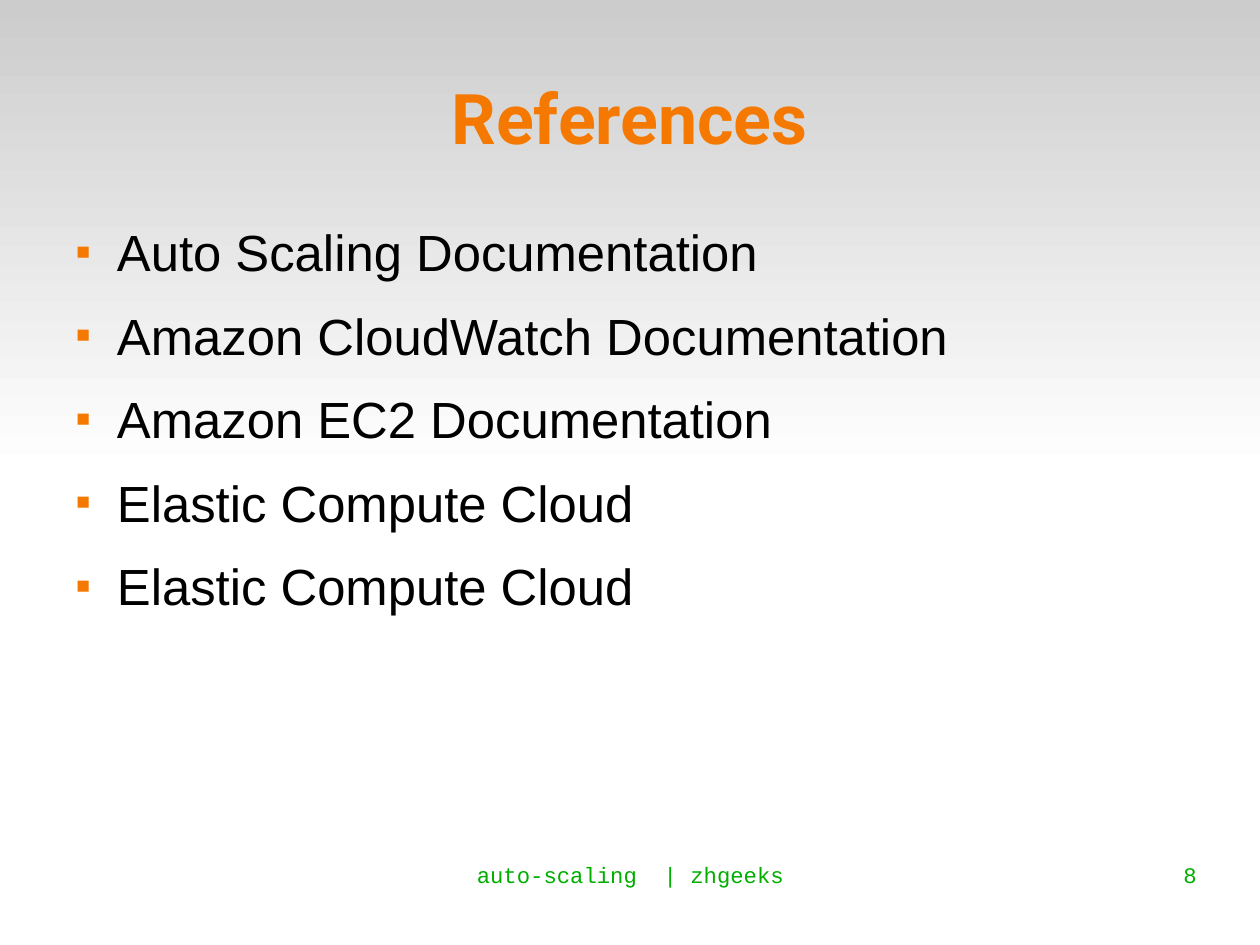
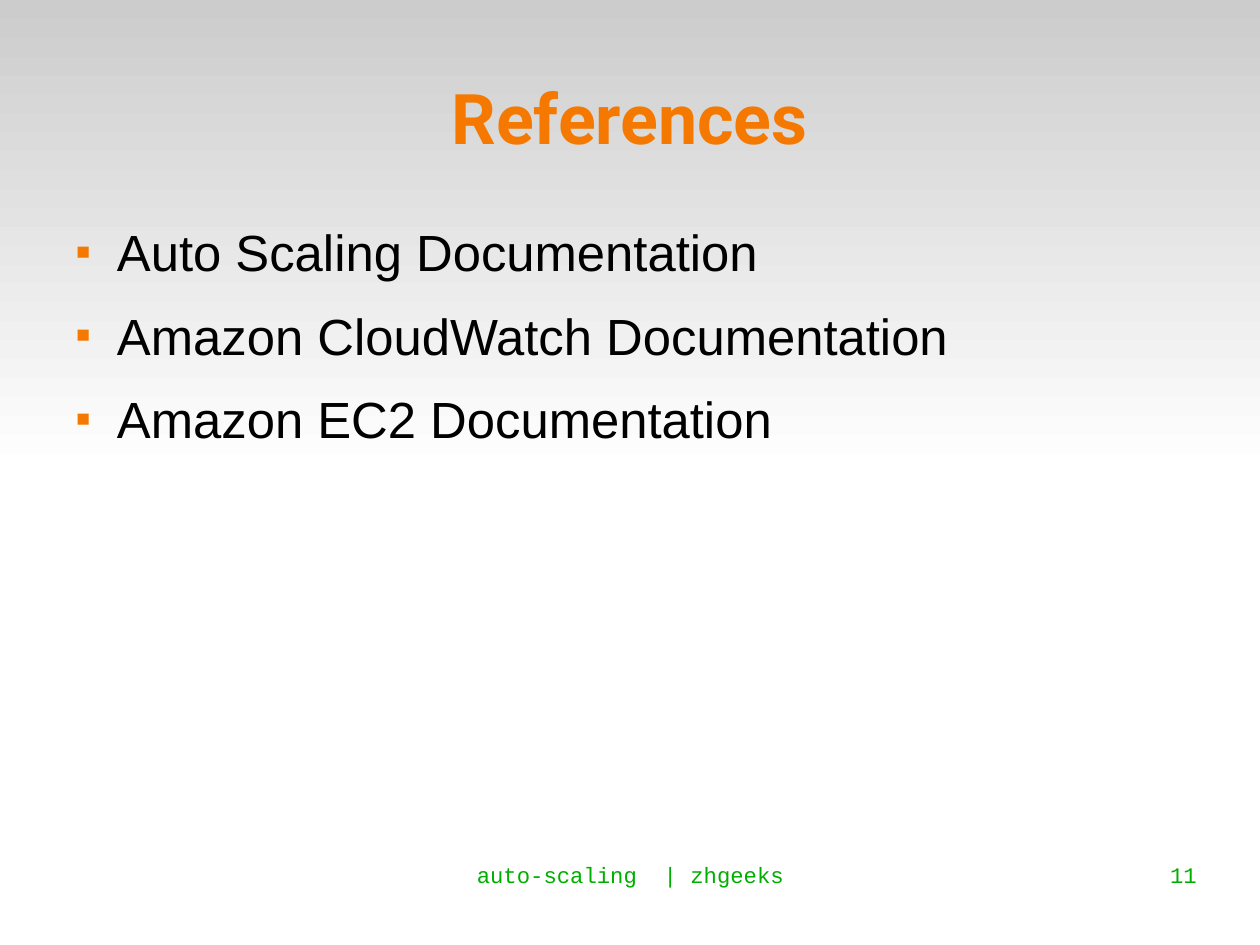
Before and after one commit to zhgeeks/presentations, a slide deck: slide 11 of 2012-May-15/auto-scaling.odp (slide 8 before the commit). Drawn at 1260x945 pixels with LibreOffice and Linux fonts; fonts in the diff are those of the drawing. Boxes give left, top, right and bottom in pixels: in the first picture for what was removed or moved away, otherwise in the second. Text is boxed around its words. In the diff, an @@ line names an element or a change of style, - is before the commit and + after.

Commit message:
finished slides

```diff
--- a/2012-May-15/auto-scaling.odp
+++ b/2012-May-15/auto-scaling.odp
@@ text at box(117, 485, 634, 616): paragraphs removed @@
-■ Elastic Compute Cloud
-■ Elastic Compute Cloud
@@ page number at box(1170, 868, 1197, 883): text changed @@
-8
+11
```
Also in this commit, not shown: 1 other slide changed, 3 slides added.
